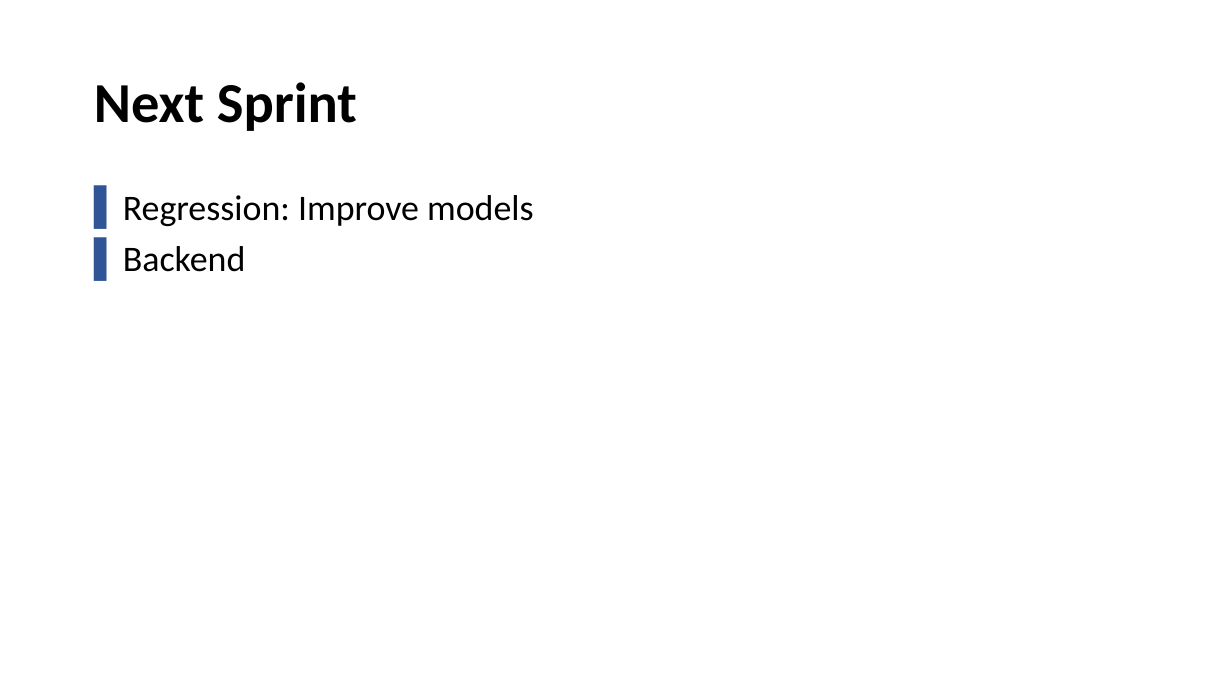
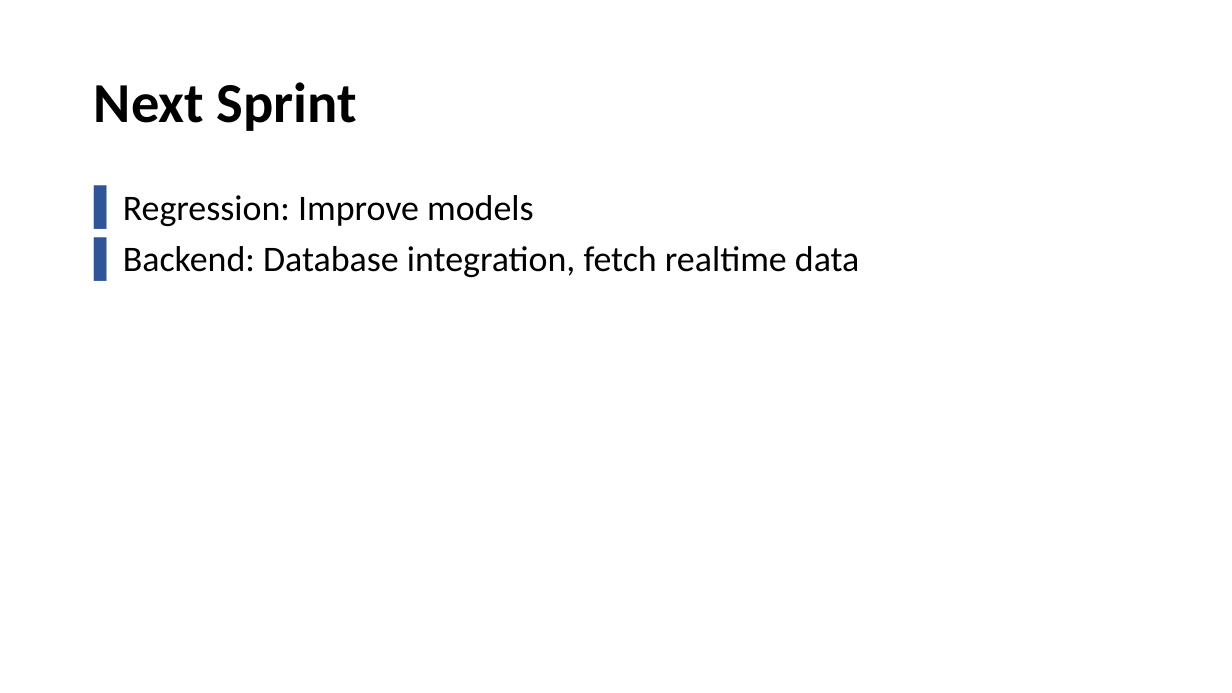
Before and after one commit to Khaledjallouli/project, a slide deck: slide 8 of Daily/sprint7/Sprint7_Review.pptx (slide 7 before the commit). Drawn at 1232x693 pixels with LibreOffice and Linux fonts; fonts in the diff are those of the drawing; background and template pictures are left out. Boxes give left, top, right and bottom in pixels: in the first picture for what was removed or moved away, otherwise in the second. Text is boxed around its words. In the diff, an @@ line names an element or a change of style, - is before the commit and + after.

Commit message:
added backend part to presentation

```diff
--- a/Daily/sprint7/Sprint7_Review.pptx
+++ b/Daily/sprint7/Sprint7_Review.pptx
@@ text at <box>123,246,860,277</box>: text changed @@
-▌ Backend
+▌ Backend: Database integration, fetch realtime data
```
Also in this commit, not shown: 1 other slide changed, 1 slide added.
